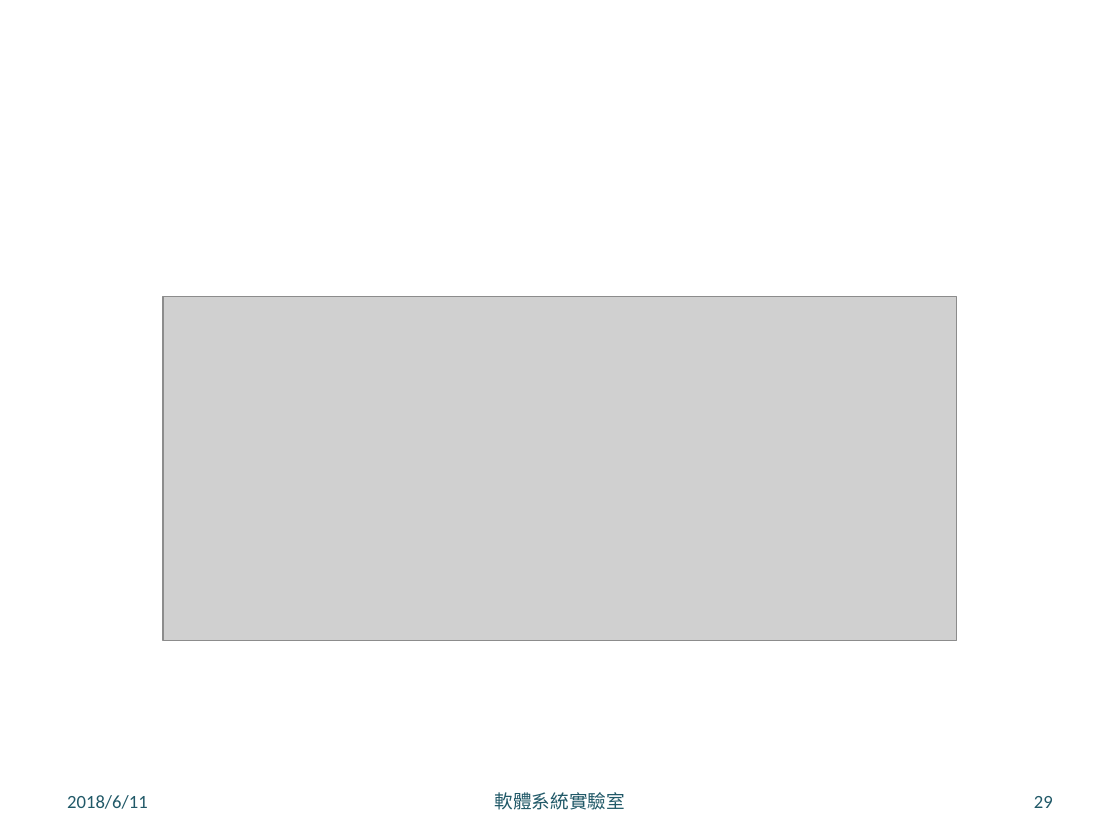
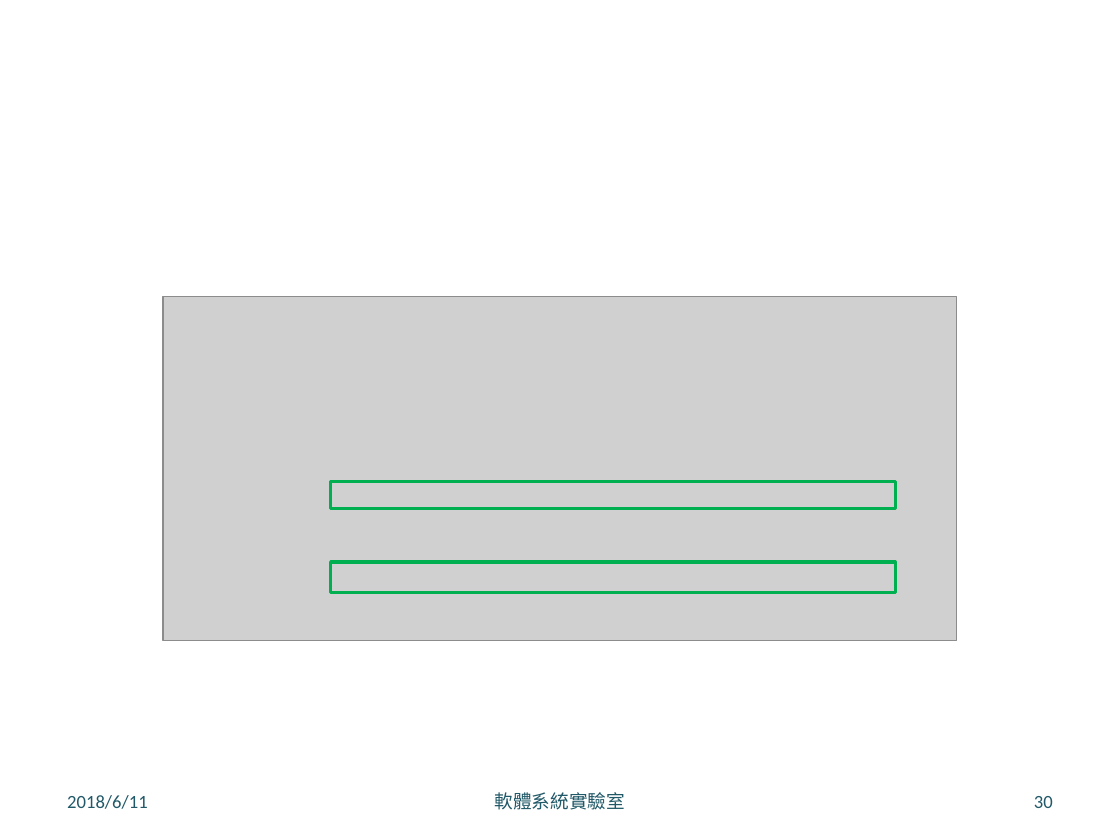
Before and after one commit to LeoLiu1209/Robusta-Thesis, a slide deck: slide 30 of 口試簡報 .pptx (slide 29 before the commit). Drawn at 1120x840 pixels with LibreOffice and Linux fonts; fonts in the diff are those of the drawing; grey boxes stand for pictures; background and template pictures are left out. Boxes give left, top, right and bottom in pixels: in the first picture for what was removed or moved away, otherwise in the second. Text is boxed around its words. In the diff, an @@ line names an element or a change of style, - is before the commit and + after.

```diff
--- a/口試簡報 .pptx
+++ b/口試簡報 .pptx
@@ rectangle added at <box>330,482,895,508</box>, outline #00B050 2 pt @@
@@ rectangle added at <box>330,562,895,592</box>, outline #00B050 2 pt @@
@@ page number at <box>1034,796,1053,808</box>: text changed @@
-29
+30
```
Also in this commit, not shown: 23 other slides changed, 6 slides added, 7 other files.
